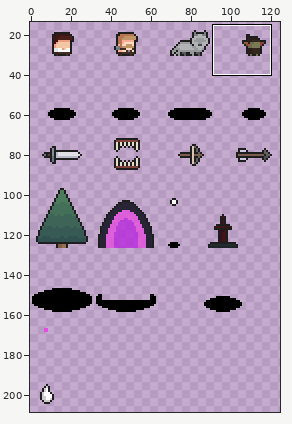
File history of a sprite sheet, public/textures/atlas.png. Above: a wide view before the commit, with the close-up outlined.
Close-up. Earlier state:
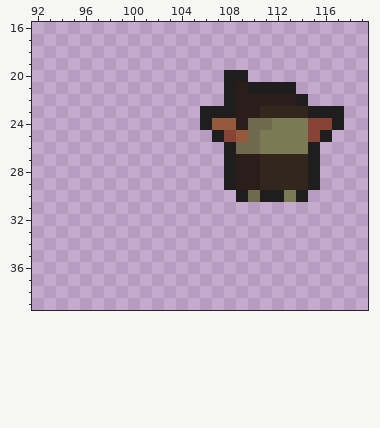
The file is 256x256 pixels. Colours within 5 levels of each other are drawn and written as one. Shown: x 92..119, y 16..39. The wide view leaves out empty margins. The commit also changed other parts of the picture, which this record leaves out.
The result:
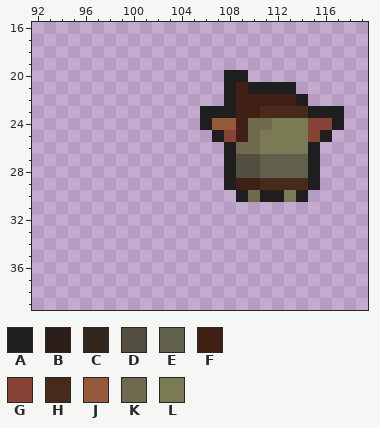
Palette (. is transparent): A #1e1e1e  B #2b1d19  C #33261d  D #524f41  E #61604c  F #401f17  G #864336  H #472a1a  J #95593c  K #6f6a4d  L #7a7b55
Difference:
@@ x 107..116 @@
 20 .AA.......
-21 .ABAAAA...
-22 .ABBBBBA..
-23 AABBCCCCAA
-24 JJBKKLLLGG
-25 AGJKLLLLGA
+21 .AFAAAA...
+22 .AFFFFFA..
+23 AAFFHHHHAA
+24 JJFKKLLLGG
+25 AGFKLLLLGA
 26 .AKKLLLLA.
-27 .ABBCCCCA.
-28 .ABBCCCCA.
-29 .ABBCCCCA.
+27 .ADDEEEEA.
+28 .ADDEEEEA.
+29 .AFFHHHHA.
 30 ..AKAALA..
Where, in picture pixels (left, top, right, bottom), the same in both close-ups:
changed: (236, 82, 308, 190)
